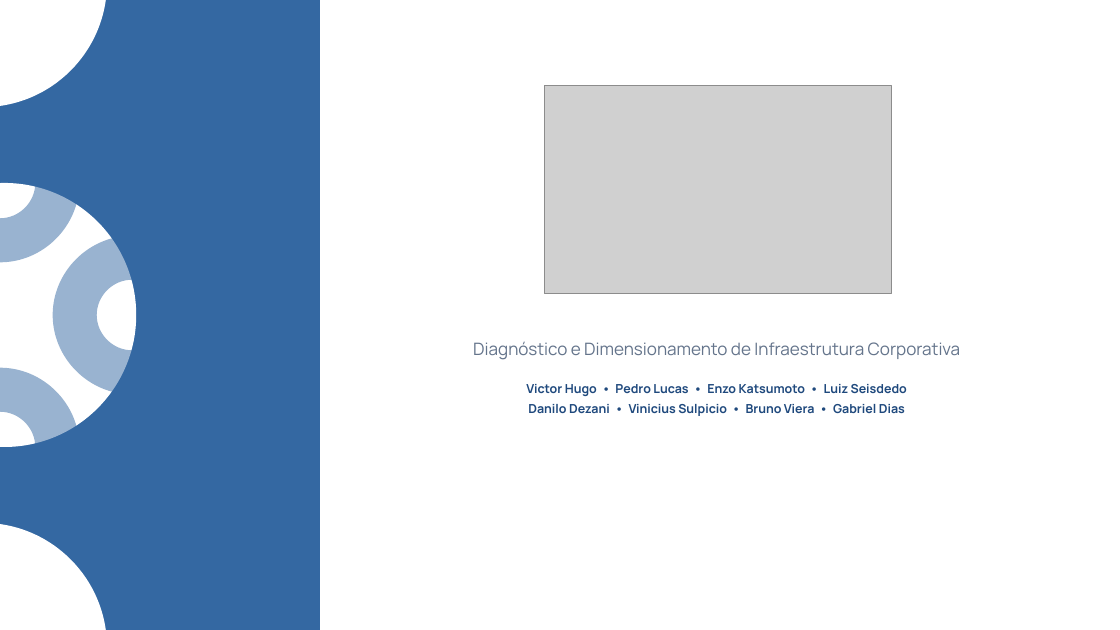
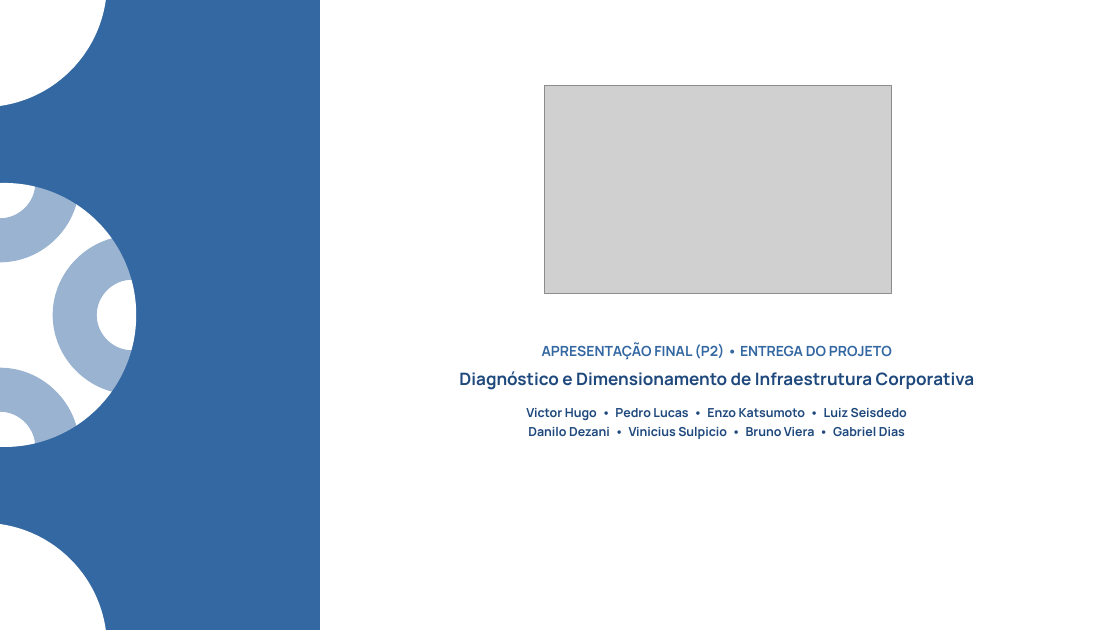
Before and after one commit to Viniciusulpicio/wizard-pattern, a slide deck: slide 1 of PADRAO.pptx. Drawn at 1120x630 pixels with LibreOffice and Linux fonts; fonts in the diff are those of the drawing; grey boxes stand for pictures. Boxes give left, top, right and bottom in pixels: in the first picture for what was removed or moved away, otherwise in the second. Text is boxed around its words. In the diff, an @@ line names an element or a change of style, - is before the commit and + after.

```diff
--- a/PADRAO.pptx
+++ b/PADRAO.pptx
@@ text at (x1=542, y1=343, x2=892, y2=360): paragraph added @@
+APRESENTAÇÃO FINAL (P2) • ENTREGA DO PROJETO
@@ text at (x1=459, y1=371, x2=974, y2=390): text colour #64748B to #1F497D, bold on in "Diagnóstico e Dimensionamento de Infraestrutura Corporativa"; line spacing 44.8pt to 1; less space between paragraphs @@
```
Also in this commit, not shown: 3 other slides changed, 1 slide added, 8 other files.
